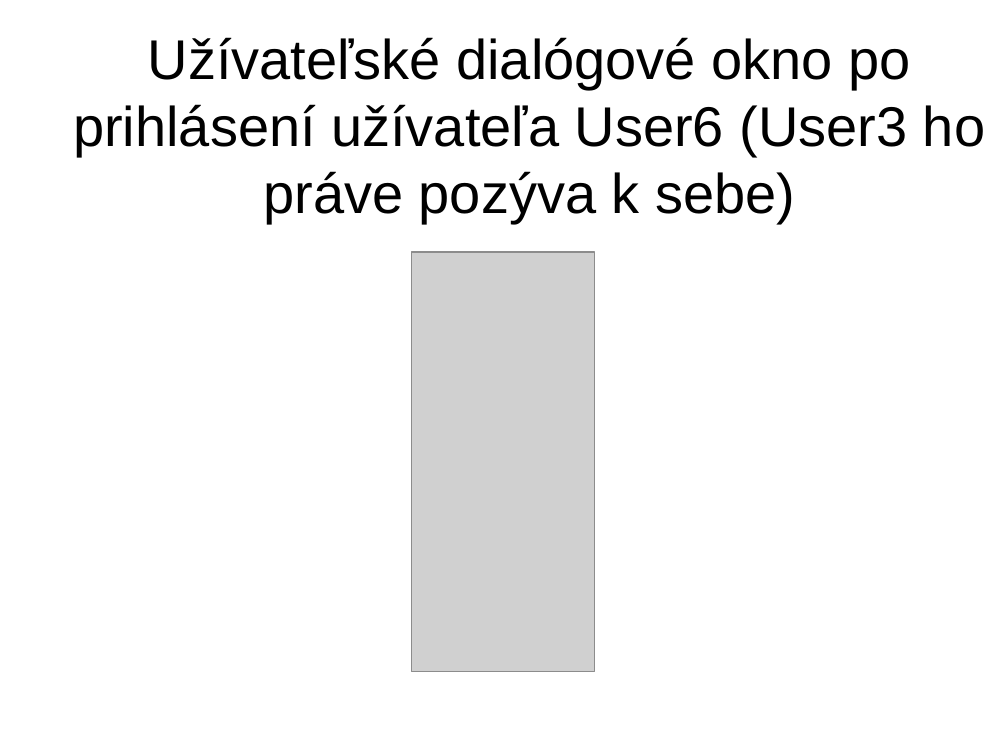
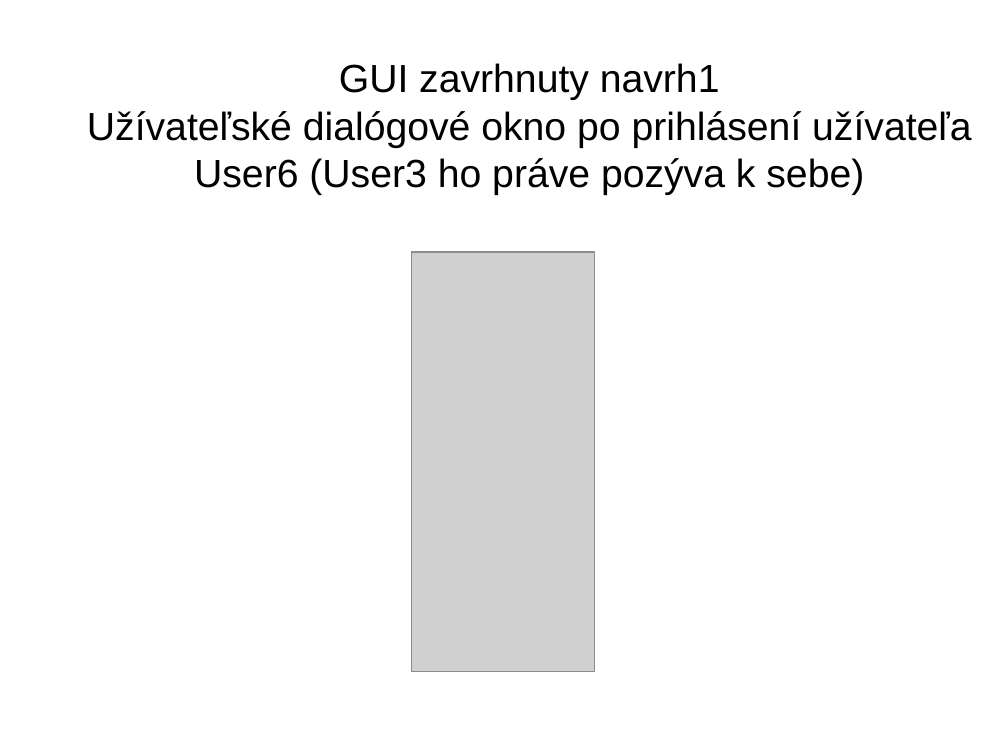
Before and after one commit to estamina/roomers, a slide deck: slide 7 of doc/chat.stano.ppt (slide 6 before the commit). Drawn at 1008x756 pixels with LibreOffice and Linux fonts; fonts in the diff are those of the drawing; grey boxes stand for pictures; background and template pictures are left out. Boxes give left, top, right and bottom in pixels: in the first picture for what was removed or moved away, otherwise in the second. Text is boxed around its words. In the diff, an @@ line names an element or a change of style, - is before the commit and + after.

```diff
--- a/doc/chat.stano.ppt
+++ b/doc/chat.stano.ppt
@@ title at bbox=[87, 63, 971, 195]: text changed; size 40 to 28 pt @@
-Užívateľské dialógové okno po prihlásení užívateľa User6 (User3 ho práve pozýva k sebe)
+GUI zavrhnuty navrh1
+Užívateľské dialógové okno po prihlásení užívateľa User6 (User3 ho práve pozýva k sebe)
```
Also in this commit, not shown: 4 other slides changed, 4 slides added, 1 other file.
